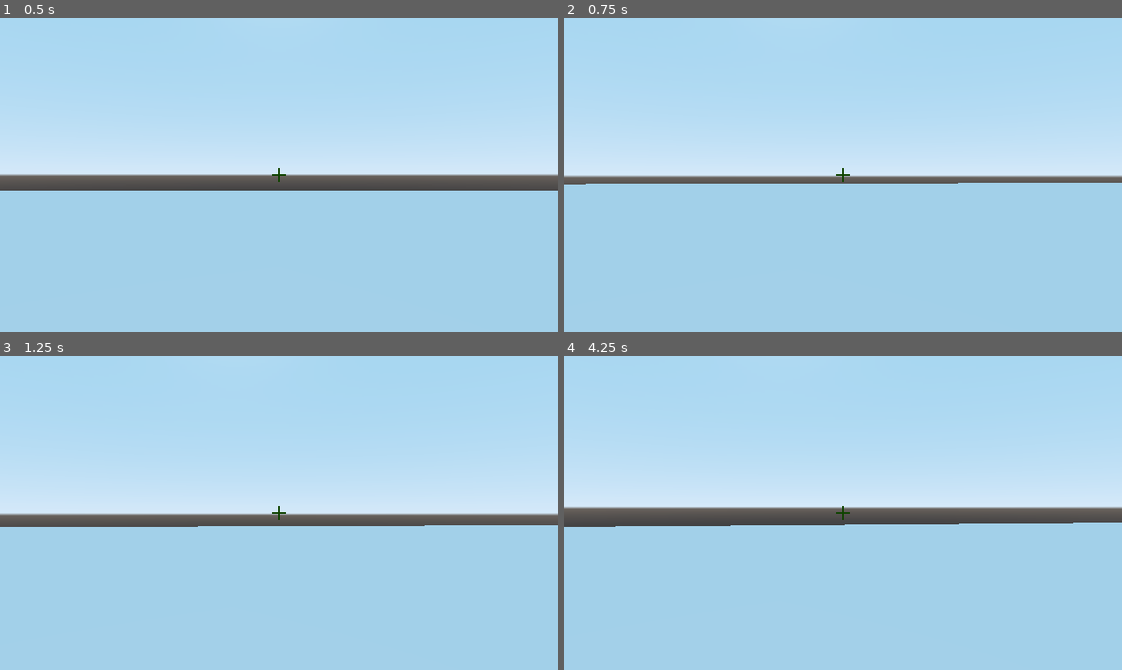
Above: before the commit, frames 1-4 (two rows, left to right).
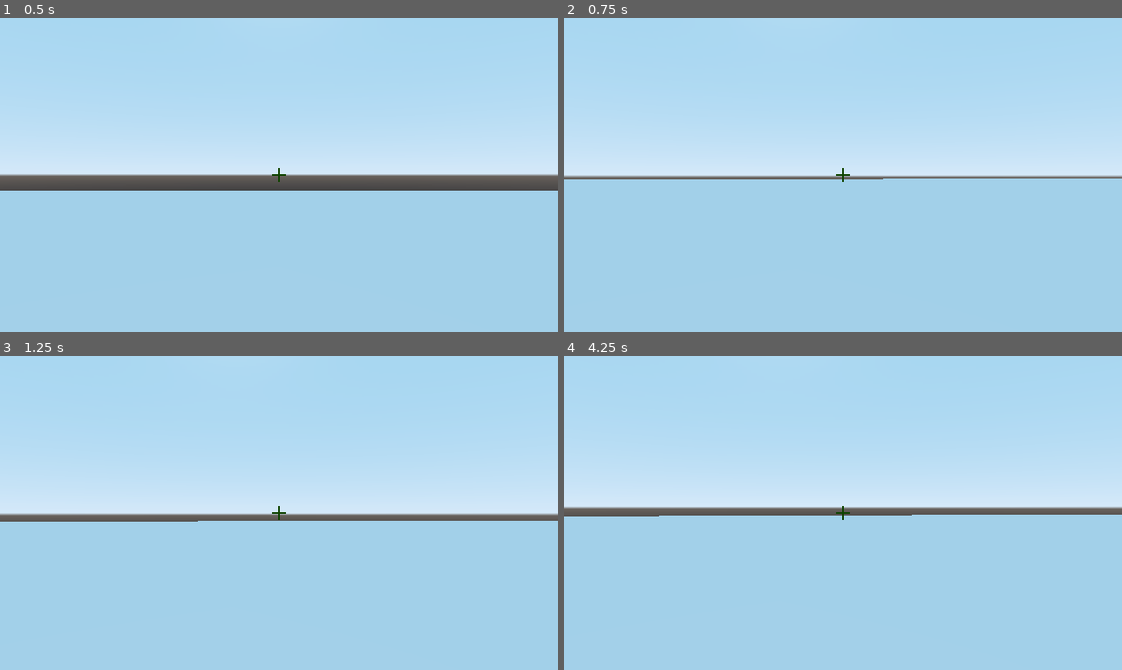
Above: after the commit, the same moments.

Repository: vitalya-dev/ProjectX
Game: Godot game, scene res://Level.tscn
Two runs of this game, one before a commit and one after it. Both use one fixed random seed, a clock stepped at 60 frames per second and the inputs below.
Inputs (mouse positions are in pixels of both pictures, inside the frame that each line leads up to):
- Up to frame 1 (0.5 s): no input
- Up to frame 2 (0.75 s): move the mouse to (870, 175) at 0.52 s; hold W (move_forward) from 0.53 s (still down); hold C (crouch, bound only after the commit) from 0.53 s (still down)
- Up to frame 3 (1.25 s): keep holding W (move_forward); keep holding C (crouch, bound only after the commit); tap Space (jump) at 0.77 s
- Up to frame 4 (4.25 s): keep holding W (move_forward); tap Enter at 1.25 s; move the mouse to (815, 513) at 1.27 s; release C (crouch, bound only after the commit) at 1.28 s; tap C (crouch, bound only after the commit) at 1.35, 2.85 s; tap Space (jump) at 1.52, 3.02, 3.5, 3.77 s; move the mouse to (854, 506) at 2.02 s; hold C (crouch, bound only after the commit) 2.03-2.78 s; move the mouse to (837, 519) at 2.77 s; move the mouse to (887, 516) at 3.52 s; hold C (crouch, bound only after the commit) from 3.53 s (still down)

Frame 1 is identical in both runs. In frame 2, 1.4% of the frame differs, in the area x 0-100%, y 51-54%; in frame 3, 1.6%; in frame 4, 3.0%, in the area x 0-100%, y 50-55%.

Commit message:
Crouching.

Diff:
--- a/Level.tscn
+++ b/Level.tscn
@@ -26,7 +26,6 @@
 material/0 = null
 
 [node name="CollisionShape" type="CollisionShape" parent="Floor"]
-transform = Transform( 1, 0, 0, 0, 1, 0, 0, 0, 1, 0, 0, 0 )
 shape = SubResource( 2 )
 
 [node name="Coub2" type="StaticBody" parent="."]
@@ -36,7 +35,6 @@
 }
 
 [node name="MeshInstance" type="MeshInstance" parent="Coub2"]
-transform = Transform( 1, 0, 0, 0, 1, 0, 0, 0, 1, 0, 0, 0 )
 mesh = SubResource( 1 )
 skeleton = NodePath("../..")
 material/0 = SubResource( 4 )
--- a/Player.gd
+++ b/Player.gd
@@ -5,6 +5,7 @@
 
 onready var head = $Head
 onready var camera = $Head/Camera
+onready var a_player: AnimationPlayer = $AnimationPlayer
 
 func _ready():
 	Input.set_mouse_mode(Input.MOUSE_MODE_CAPTURED)
--- a/Player.tscn
+++ b/Player.tscn
@@ -8,20 +8,123 @@
 [ext_resource path="res://State Machine/PlayerRun.gd" type="Script" id=6]
 [ext_resource path="res://State Machine/PlayerMove.gd" type="Script" id=7]
 
-[sub_resource type="CapsuleShape" id=1]
-radius = 0.5
+[sub_resource type="CapsuleShape" id=5]
+radius = 0.498374
 
 [sub_resource type="CapsuleMesh" id=2]
+
+[sub_resource type="Animation" id=3]
+resource_name = "Crouch"
+length = 0.1
+tracks/0/type = "value"
+tracks/0/path = NodePath("CollisionShape:shape:height")
+tracks/0/interp = 1
+tracks/0/loop_wrap = true
+tracks/0/imported = false
+tracks/0/enabled = true
+tracks/0/keys = {
+"times": PoolRealArray( 0, 0.1 ),
+"transitions": PoolRealArray( 1, 1 ),
+"update": 0,
+"values": [ 1.0, 0.1 ]
+}
+tracks/1/type = "value"
+tracks/1/path = NodePath("Head:translation")
+tracks/1/interp = 1
+tracks/1/loop_wrap = true
+tracks/1/imported = false
+tracks/1/enabled = true
+tracks/1/keys = {
+"times": PoolRealArray( 0, 0.1 ),
+"transitions": PoolRealArray( 1, 1 ),
+"update": 0,
+"values": [ Vector3( 0, 0.5, 0 ), Vector3( 0, 0, 0 ) ]
+}
+tracks/2/type = "value"
+tracks/2/path = NodePath("MeshInstance:scale")
+tracks/2/interp = 1
+tracks/2/loop_wrap = true
+tracks/2/imported = false
+tracks/2/enabled = true
+tracks/2/keys = {
+"times": PoolRealArray( 0, 0.1 ),
+"transitions": PoolRealArray( 1, 1 ),
+"update": 0,
+"values": [ Vector3( 0.5, 0.5, 0.63 ), Vector3( 0.5, 0.5054, 0.37185 ) ]
+}
+
+[sub_resource type="Animation" id=4]
+length = 0.001
+tracks/0/type = "value"
+tracks/0/path = NodePath("CollisionShape:scale")
+tracks/0/interp = 1
+tracks/0/loop_wrap = true
+tracks/0/imported = false
+tracks/0/enabled = true
+tracks/0/keys = {
+"times": PoolRealArray( 0 ),
+"transitions": PoolRealArray( 1 ),
+"update": 0,
+"values": [ Vector3( 1, 1, 1 ) ]
+}
+tracks/1/type = "value"
+tracks/1/path = NodePath("CollisionShape:shape:height")
+tracks/1/interp = 1
+tracks/1/loop_wrap = true
+tracks/1/imported = false
+tracks/1/enabled = true
+tracks/1/keys = {
+"times": PoolRealArray( 0 ),
+"transitions": PoolRealArray( 1 ),
+"update": 0,
+"values": [ 1.0 ]
+}
+tracks/2/type = "value"
+tracks/2/path = NodePath("CollisionShape:translation")
+tracks/2/interp = 1
+tracks/2/loop_wrap = true
+tracks/2/imported = false
+tracks/2/enabled = true
+tracks/2/keys = {
+"times": PoolRealArray( 0 ),
+"transitions": PoolRealArray( 1 ),
+"update": 0,
+"values": [ Vector3( 0, 0, 0 ) ]
+}
+tracks/3/type = "value"
+tracks/3/path = NodePath("Head:translation")
+tracks/3/interp = 1
+tracks/3/loop_wrap = true
+tracks/3/imported = false
+tracks/3/enabled = true
+tracks/3/keys = {
+"times": PoolRealArray( 0 ),
+"transitions": PoolRealArray( 1 ),
+"update": 0,
+"values": [ Vector3( 0, 0.5, 0 ) ]
+}
+tracks/4/type = "value"
+tracks/4/path = NodePath("MeshInstance:scale")
+tracks/4/interp = 1
+tracks/4/loop_wrap = true
+tracks/4/imported = false
+tracks/4/enabled = true
+tracks/4/keys = {
+"times": PoolRealArray( 0 ),
+"transitions": PoolRealArray( 1 ),
+"update": 0,
+"values": [ Vector3( 0.5, 0.5, 0.63 ) ]
+}
 
 [node name="Player" type="KinematicBody"]
 script = ExtResource( 3 )
 
 [node name="CollisionShape" type="CollisionShape" parent="."]
 transform = Transform( 1, 0, 0, 0, -4.37114e-08, -1, 0, 1, -4.37114e-08, 0, 0, 0 )
-shape = SubResource( 1 )
+shape = SubResource( 5 )
 
 [node name="MeshInstance" type="MeshInstance" parent="."]
-transform = Transform( 0.5, 0, 0, 0, -2.75382e-08, -0.63, 0, 0.5, -2.18557e-08, 0, 0, 0 )
+transform = Transform( 0.5, 0, 0, 0, -2.18557e-08, -0.63, 0, 0.5, -2.75382e-08, 0, 0, 0 )
 mesh = SubResource( 2 )
 material/0 = null
 
@@ -57,3 +160,7 @@
 
 [node name="Run" type="Node" parent="StateMachine/Move"]
 script = ExtResource( 6 )
+
+[node name="AnimationPlayer" type="AnimationPlayer" parent="."]
+anims/Crouch = SubResource( 3 )
+anims/RESET = SubResource( 4 )
--- a/State Machine/PlayerAir.gd
+++ b/State Machine/PlayerAir.gd
@@ -34,11 +34,11 @@
 		_:
 			_parent.fall = Vector3.ZERO
 	_parent.snap = Vector3.ZERO
-	_parent.speed_modifier = 0.7
+	_parent.speed *= 0.25
 
 func exit() -> void:
 	_parent.fall = Vector3.ZERO
-	_parent.speed_modifier = 1
+	_parent.speed *= 4
 
 
 # Called every frame. 'delta' is the elapsed time since the previous frame.
--- a/State Machine/PlayerIdle.gd
+++ b/State Machine/PlayerIdle.gd
@@ -15,6 +15,8 @@
 
 func unhandled_input(event: InputEvent) -> void:
 	_parent.unhandled_input(event)
+
+
 
 func process(delta: float) -> void:
 	_parent.process(delta)
--- a/State Machine/PlayerMove.gd
+++ b/State Machine/PlayerMove.gd
@@ -1,11 +1,14 @@
 extends PlayerState
 class_name MoveState
 
+var crouching = false
 var fall = Vector3.ZERO
 var snap: Vector3 = Vector3.ZERO
 var move: Vector3 = Vector3.ZERO
-var speed_modifier: float = 1.0
-var speed: float = 10
+var normal_speed: float = 10
+var crouch_speed: float = 5
+var speed: float = normal_speed
+
 var mouse_sense: float = 0.2
 var gravity: float = 20
 var jump_height: float = 1
@@ -21,9 +24,17 @@
 		player.head.rotate_x(deg2rad(-event.relative.y * mouse_sense))
 		player.head.rotation.x = clamp(player.head.rotation.x, deg2rad(-89), deg2rad(89))
 
-func unhandled_input(event):
+func unhandled_input(event: InputEvent) -> void:
 	if event.is_action_pressed("jump") and _state_machine.state.name != "Air":
 		_state_machine.transition_to("Move/Air", { fall = Vector3.UP * (sqrt(2 * gravity * jump_height * lerp(1, 3, player.get_floor_angle()))) })
+	if event.is_action_pressed("crouch"):
+		player.a_player.play("Crouch")
+		crouching = true
+
+	if event.is_action_released("crouch"):
+		player.a_player.stop(false)
+		player.a_player.play("Crouch", -1, -1)
+		crouching = false
 
 
 func process(delta: float) -> void:
@@ -32,7 +43,7 @@
 func physics_process(delta: float) -> void:
 	if move.length_squared() > 0:
 		move = move.normalized()
-	player.move_and_slide_with_snap(move * speed * speed_modifier + fall, snap, Vector3.UP)
+	player.move_and_slide_with_snap(move * speed + fall, snap, Vector3.UP)
 
 
 
--- a/State Machine/PlayerRun.gd
+++ b/State Machine/PlayerRun.gd
@@ -24,6 +24,10 @@
 	_parent.physics_process(delta)
 	var input_direction = get_input_direction()
 	if player.is_on_floor():
+		if _parent.crouching:
+			_parent.speed = _parent.crouch_speed
+		else:
+			_parent.speed = _parent.normal_speed
 		_parent.move = (player.transform.basis.x * input_direction.x + player.transform.basis.z * input_direction.z).normalized()
 		_parent.snap = -player.get_floor_normal()
 		if input_direction.length_squared() < 0.001:
--- a/project.godot
+++ b/project.godot
@@ -86,6 +86,11 @@
 "events": [ Object(InputEventKey,"resource_local_to_scene":false,"resource_name":"","device":0,"alt":false,"shift":false,"control":false,"meta":false,"command":false,"pressed":false,"scancode":32,"physical_scancode":0,"unicode":0,"echo":false,"script":null)
  ]
 }
+crouch={
+"deadzone": 0.5,
+"events": [ Object(InputEventKey,"resource_local_to_scene":false,"resource_name":"","device":0,"alt":false,"shift":false,"control":false,"meta":false,"command":false,"pressed":false,"scancode":67,"physical_scancode":0,"unicode":0,"echo":false,"script":null)
+ ]
+}
 
 [physics]
 
Not shown: 1 places in Player.tscn that only renumber resources
